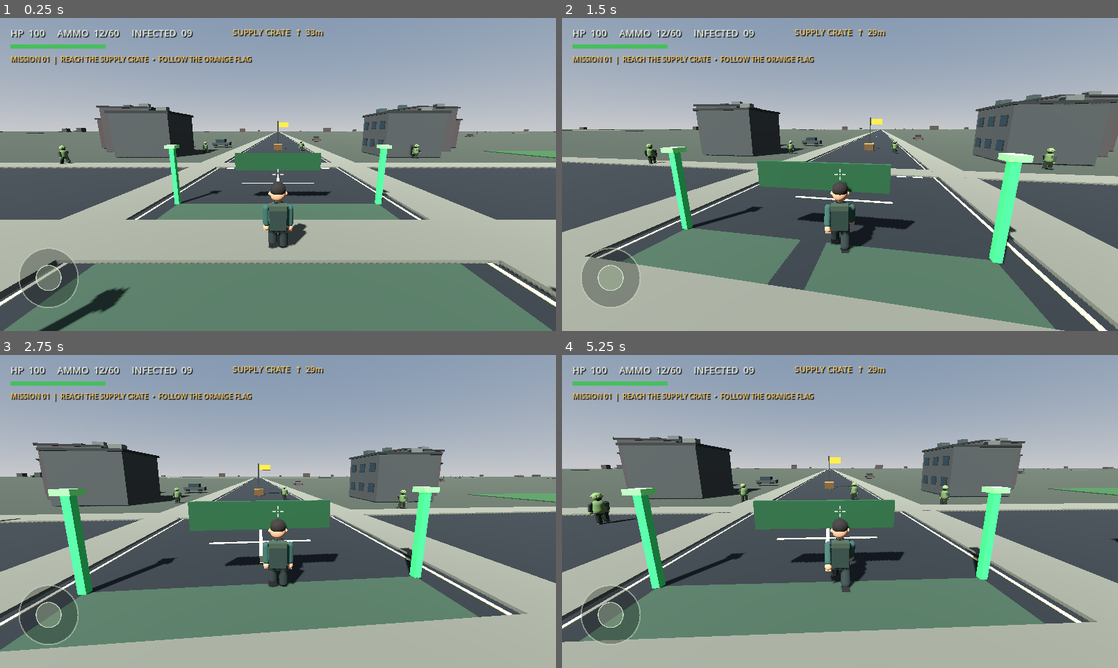
Above: before the commit, frames 1-4 (two rows, left to right).
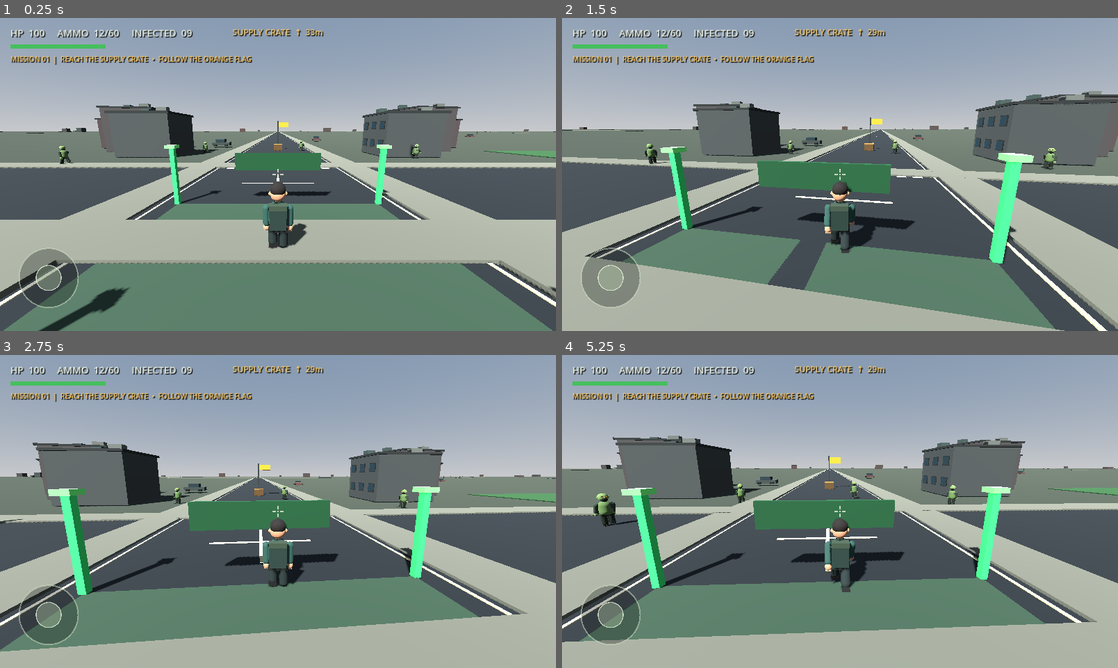
Above: after the commit, the same moments.

Repository: aljunatis40-alt/zombie-world-survivor
Game: Godot game, scene res://scenes/main.tscn
The game is run twice, just before and just after one commit, with the same random seed, the same clock (stepped at 60 frames per second) and the same inputs.
Inputs (mouse positions are in pixels of both pictures, inside the frame that each line leads up to):
- Up to frame 1 (0.25 s): no input
- Up to frame 2 (1.5 s): move the mouse to (867, 174) at 0.52 s; hold W (move_forward) from 0.53 s (still down); click (867, 174) at 0.6 s; move the mouse to (812, 174) at 1.27 s; tap Shift (sprint) at 1.35 s
- Up to frame 3 (2.75 s): keep holding W (move_forward); move the mouse to (289, 505) at 2.02 s; click (289, 505) at 2.1 s
- Up to frame 4 (5.25 s): keep holding W (move_forward); move the mouse to (834, 517) at 2.77 s; tap Shift (sprint) at 2.85, 4.35 s; move the mouse to (878, 514) at 3.52 s; click (878, 514) at 3.6 s; move the mouse to (795, 508) at 4.27 s; move the mouse to (845, 511) at 5.02 s; click (845, 511) at 5.1 s

The runs differ from the first frame. In frame 1, less than 0.1% of the frame differs, in the area x 10-76%, y 40-47%; in frame 2, 0.1%; in frame 3, 0.1%; in frame 4, 0.7%, in the area x 4-100%, y 40-60%.

Commit message:
Sample 10: Add keyboard crouch action

Diff:
--- a/project.godot
+++ b/project.godot
@@ -31,3 +31,4 @@
 move_right={"deadzone":0.2,"events":[Object(InputEventKey,"physical_keycode":68),Object(InputEventKey,"physical_keycode":4194321)]}
 sprint={"deadzone":0.2,"events":[Object(InputEventKey,"physical_keycode":4194325)]}
 fire={"deadzone":0.2,"events":[Object(InputEventMouseButton,"button_index":1)]}
+crouch={"deadzone":0.2,"events":[Object(InputEventKey,"physical_keycode":67)]}
